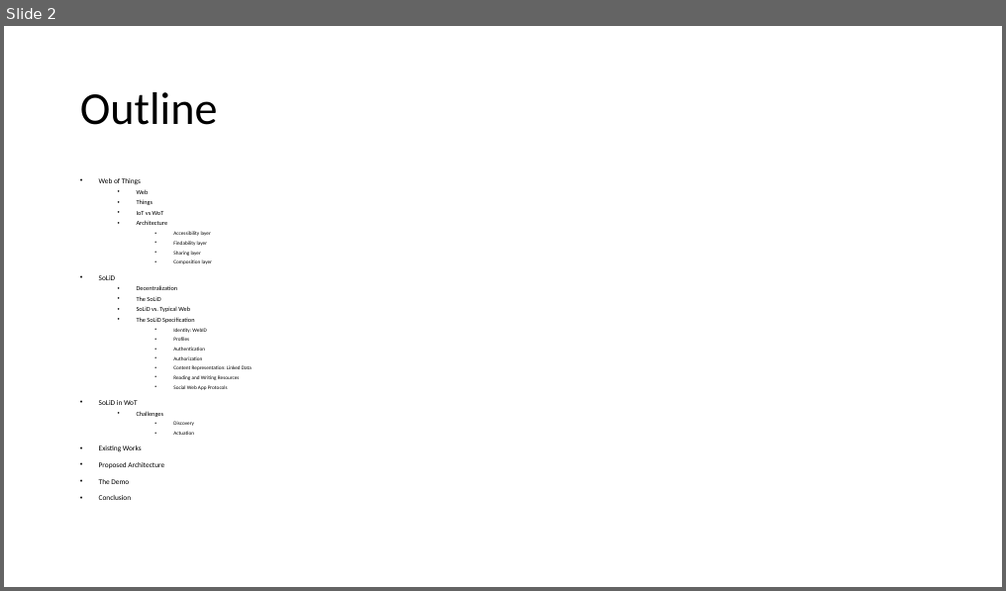
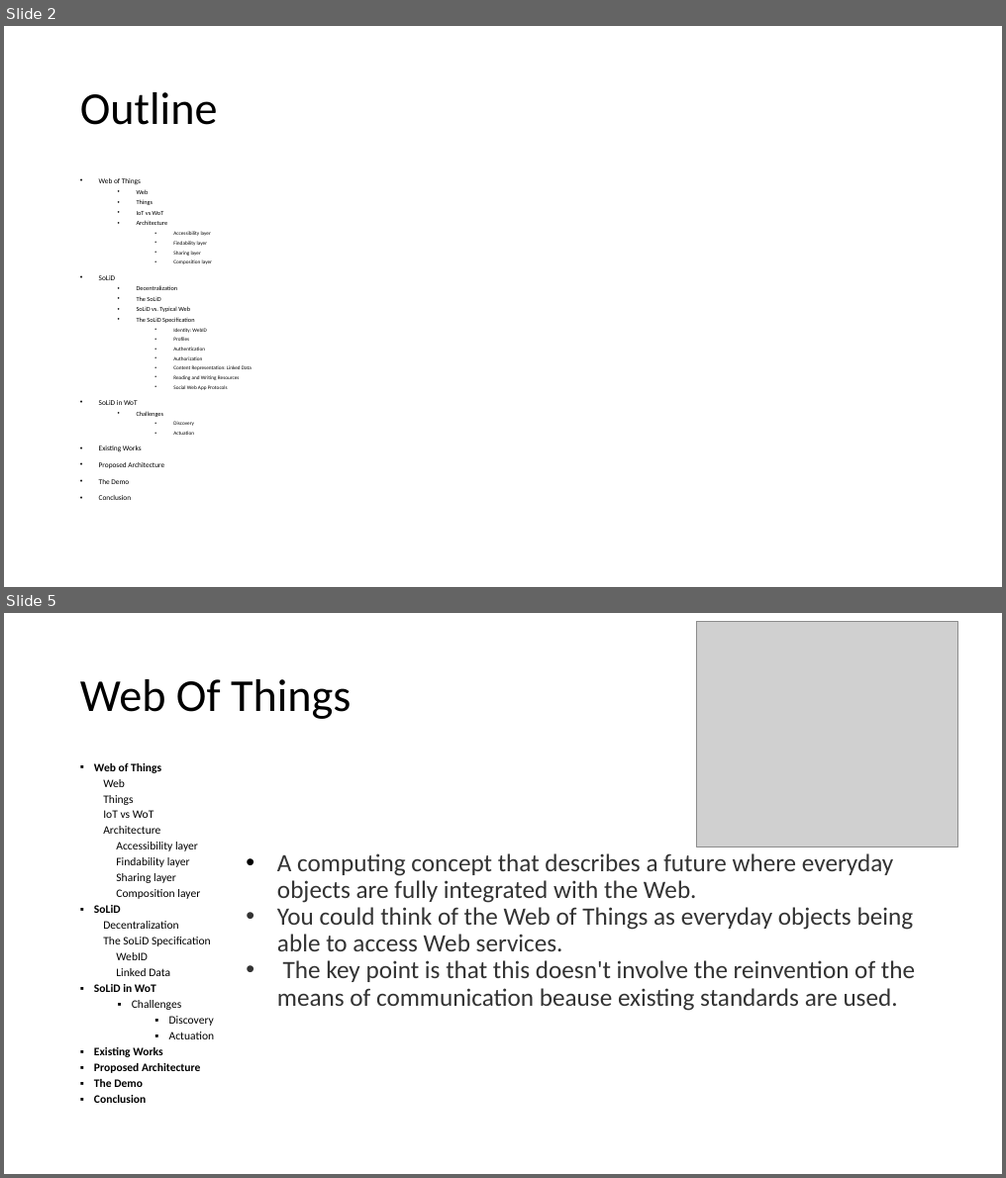
Before and after one commit to shovradas/solid-wot, a slide deck: Final-Presentation.pptx. Shown one above the other, each under a label of ours: slide 2 before the commit, slides 2 and 5 after it; the slides between them are not shown. The pictures are 1006x591 and 1006x1178 pixels, drawn with LibreOffice and Linux fonts; fonts in the diff are those of the drawing; grey boxes stand for pictures. Boxes give left, top, right and bottom in pixels: in the first picture for what was removed or moved away, otherwise in the second. Text is boxed around its words. In the diff, an @@ line names an element or a change of style, - is before the commit and + after.

Commit message:
Added to final presentation and added links used to bibliography

```diff
--- a/Final-Presentation.pptx
+++ b/Final-Presentation.pptx
@@ slide 5 added at (4,613,1002,1174), background #FFFFFF @@
@@ picture added at (697,621,957,848) @@
@@ title added at (80,679,350,719), 44 pt, text #000000 @@
+Web Of Things
@@ text added at (94,763,215,1103), 11 pt, text #000000 @@
+▪ Web of Things
+Web
+Things
+IoT vs WoT
+Architecture
+Accessibility layer
+Findability layer
+Sharing layer
+Composition layer
+▪ SoLiD
+Decentralization
+The SoLiD Specification
+WebID
+Linked Data
+▪ SoLiD in WoT
+  ▪ Challenges
+    ▪ Discovery
+    ▪ Actuation
+▪ Existing Works
+▪ Proposed Architecture
+▪ The Demo
+▪ Conclusion
@@ text added at (277,854,915,1011), 24 pt, text #333333 @@
+• A computing concept that describes a future where everyday objects are fully integrated with the Web.
+• You could think of the Web of Things as everyday objects being able to access Web services.
+• The key point is that this doesn't involve the reinvention of the means of communication beause existing standards are used.
```
Also in this commit, not shown: 16 other slides changed, 8 other slides added, 10 slides removed, 1 other file.
